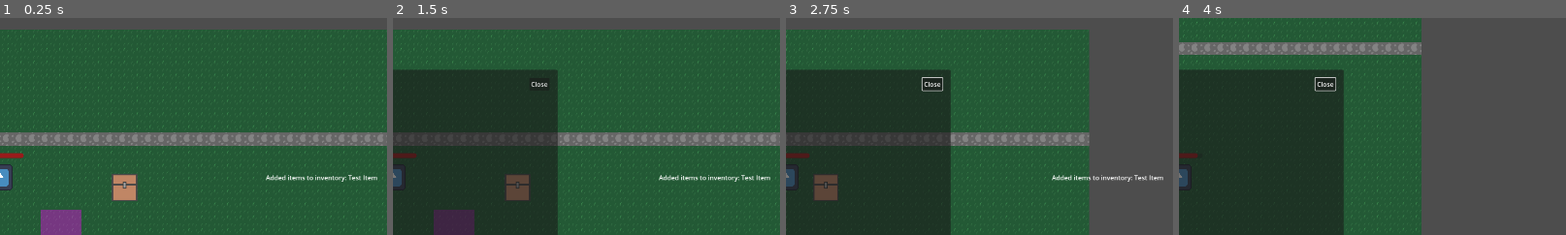
Above: before the commit, frames 1-4 (left to right).
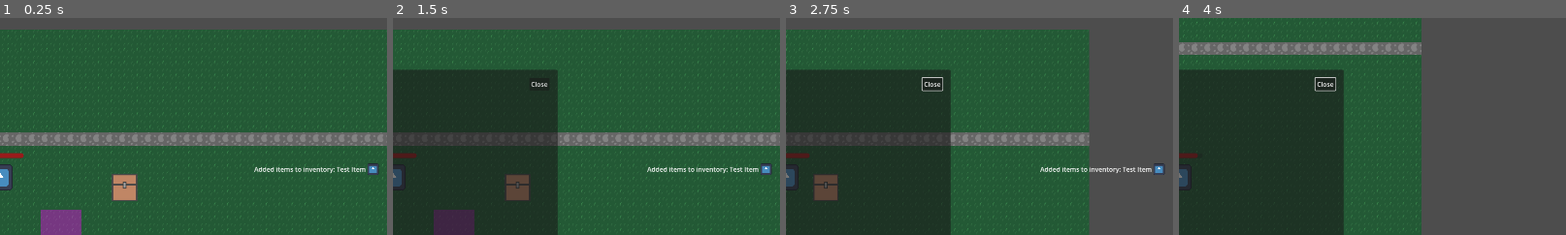
Above: after the commit, the same moments.

Repository: merskip/just-game
Game: Godot game, scene res://Scenes/Main Scene.tscn
Same seed, same stepped clock (60 frames per second), same inputs: the game is played once before the commit and once after it. The engine's default icon, where the game draws it, is replaced by a stand-in: a white triangle on a blue panel in a dark square.
Inputs (mouse positions are % of the whole screen's width and height, from its top left):
- Up to frame 1 (0.25 s): no input
- Up to frame 2 (1.5 s): click "Inventory" at 0.5 s; click (29, 35) at 1.27 s
- Up to frame 3 (2.75 s): tap Enter at 2 s; move the mouse to (72, 45) at 2.02 s; hold Right (move_right) from 2.03 s (still down); click (72, 45) at 2.17 s
- Up to frame 4 (4 s): move the mouse to (30, 55) at 2.77 s; release Right (move_right) at 2.78 s; hold Down (move_down) 2.78-3.53 s; move the mouse to (60, 28) at 3.52 s; hold Right (move_right) from 3.53 s (still down)
The pictures show only the part of the screen within x 50-100%, y 13-63%; the shares and areas given below are measured in that part.

The runs differ from the first frame. In frame 1, 1.0% of the frame differs, in the area x 65-98%, y 66-76%; in frame 2, 1.0%; in frame 3, 0.9%; in frame 4, nothing differs.

Commit message:
Added icon to notification

Diff:
--- a/Inventory/inventory.gd
+++ b/Inventory/inventory.gd
@@ -12,5 +12,8 @@
 	items.append_array(new_items)
 	print("Added items to inventory: %s" % new_items)
 	var new_items_names = new_items.map(func(item): return item.name)
-	notifications_manager.notify("Added items to inventory: %s" % new_items_names)
+	var icon = null
+	if new_items.size() == 1:
+		icon = new_items[0].icon
+	notifications_manager.notify("Added items to inventory: %s" % new_items_names, icon)
 	items_changed.emit()
--- a/Scenes/GUI.tscn
+++ b/Scenes/GUI.tscn
@@ -21,15 +21,23 @@
 layout_mode = 2
 text = "Inventory"
 
-[node name="NotificationsContainer" type="VBoxContainer" parent="."]
-custom_minimum_size = Vector2(300, 0)
+[node name="MarginContainer" type="MarginContainer" parent="."]
 anchors_preset = 6
 anchor_left = 1.0
 anchor_top = 0.5
 anchor_right = 1.0
 anchor_bottom = 0.5
-offset_left = -300.0
+offset_left = -420.0
+offset_top = -20.0
+offset_bottom = -20.0
 grow_horizontal = 0
 grow_vertical = 2
+theme_override_constants/margin_right = 20
+
+[node name="NotificationsContainer" type="VBoxContainer" parent="MarginContainer"]
+unique_name_in_owner = true
+custom_minimum_size = Vector2(400, 0)
+layout_mode = 2
+alignment = 2
 
 [connection signal="pressed" from="VBoxContainer/Button" to="." method="_on_inventory_button_pressed"]
--- a/Scenes/gui.gd
+++ b/Scenes/gui.gd
@@ -2,7 +2,7 @@
 extends CanvasLayer
 
 var _window: Control
-@onready var _notifications_container: VBoxContainer = $NotificationsContainer
+@onready var _notifications_container: VBoxContainer = %NotificationsContainer
 
 func _ready() -> void:
 	notifications_manager.on_notification.connect(on_notification)
@@ -31,10 +31,14 @@
 		_window.queue_free()
 		_window = null
 
-func on_notification(text: String):
+func on_notification(text: String, icon: Texture2D):
 	var label = RichTextLabel.new()
-	label.text = text
 	label.fit_content = true
+	label.push_paragraph(HORIZONTAL_ALIGNMENT_RIGHT)
+	label.add_text(text)
+	if icon != null:
+		label.add_text(" ")
+		label.add_image(icon, 28, 28)
 	_notifications_container.add_child(label)
 
 	var timer: SceneTreeTimer = get_tree().create_timer(3)
--- a/Scenes/notifications_manager.gd
+++ b/Scenes/notifications_manager.gd
@@ -1,8 +1,8 @@
 class_name NotificationsManager
 extends Node
 
-signal on_notification(text: String)
+signal on_notification(text: String, icon: Texture2D)
 
-func notify(text: String):
+func notify(text: String, icon: Texture2D = null):
 	print("Notify: \"%s\"" % text)
-	on_notification.emit(text)
+	on_notification.emit(text, icon)
